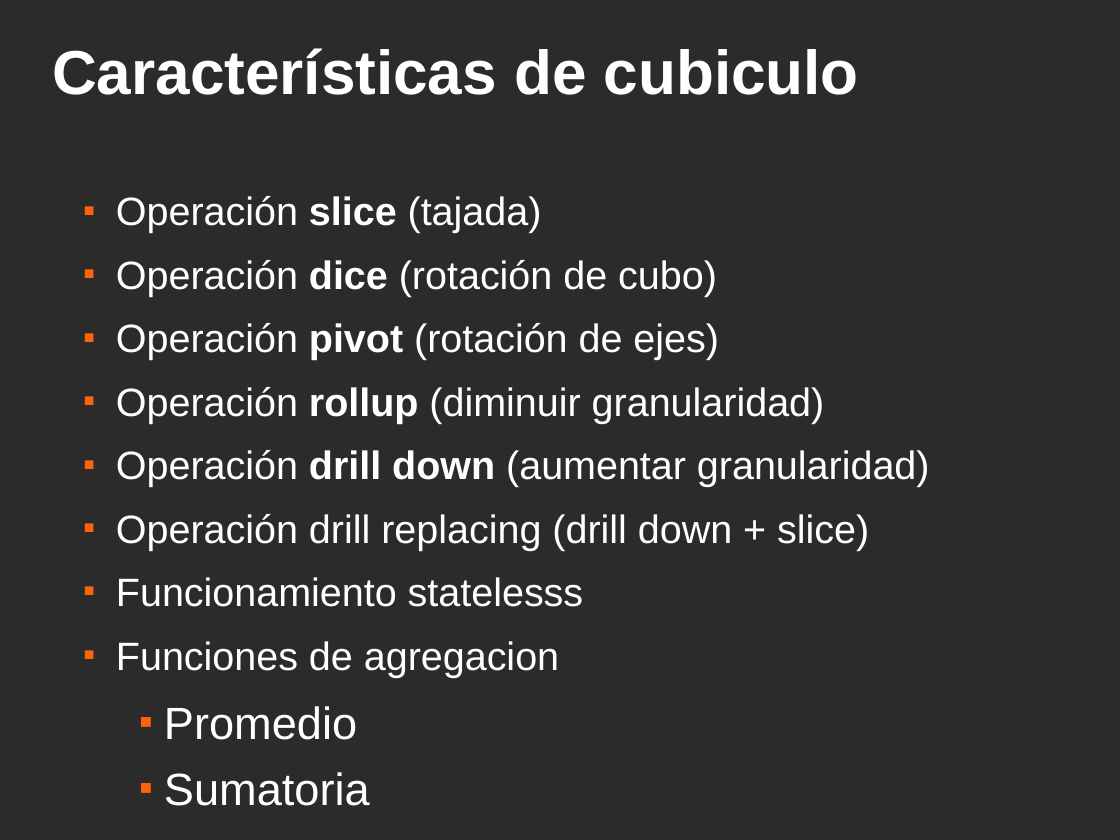
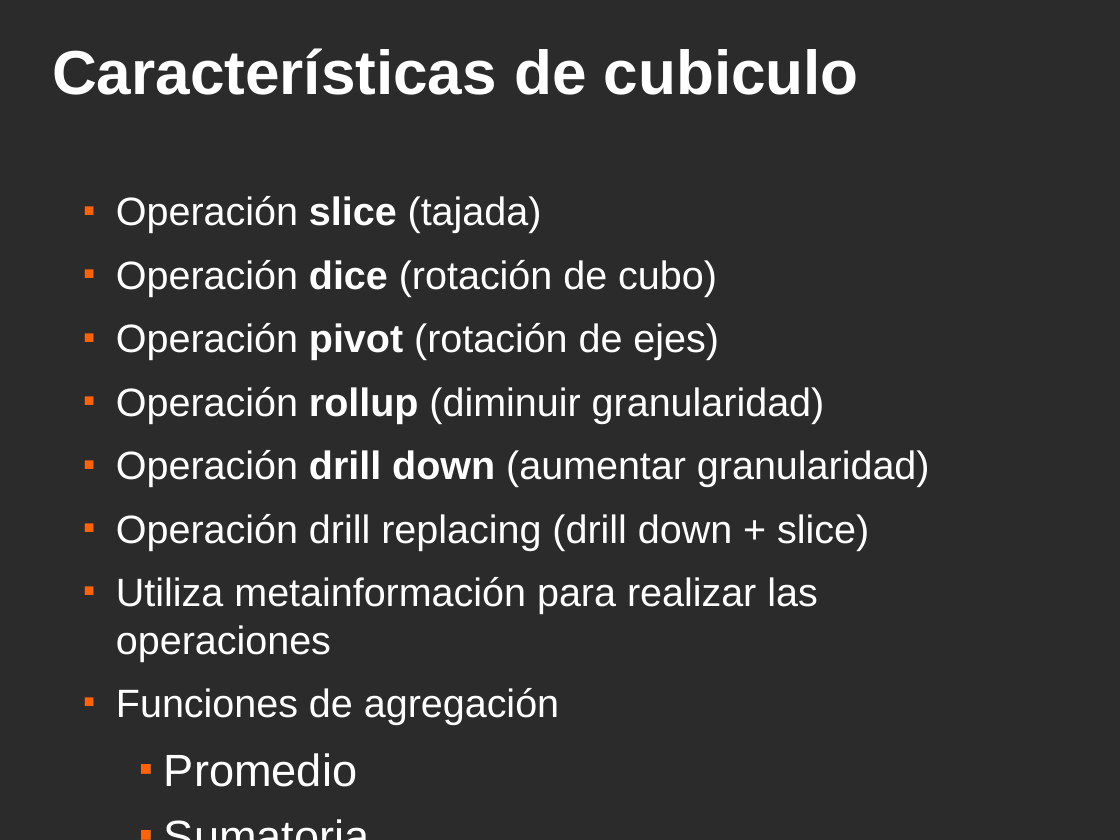
Before and after one commit to ervin45/proyectofinal, a slide deck: slide 29 of doc/material_para_la_catedra/presentacion_final/presentacion_final.odp. Drawn at 1120x840 pixels with LibreOffice and Linux fonts; fonts in the diff are those of the drawing; background and template pictures are left out; a plain dark background stands for a picture behind light text. Boxes give left, top, right and bottom in pixels: in the first picture for what was removed or moved away, otherwise in the second. Text is boxed around its words. In the diff, an @@ line names an element or a change of style, - is before the commit and + after.

```diff
--- a/doc/material_para_la_catedra/presentacion_final/presentacion_final.odp
+++ b/doc/material_para_la_catedra/presentacion_final/presentacion_final.odp
@@ text at (x1=116, y1=577, x2=818, y2=725): text changed @@
-  ■ Funcionamiento statelesss
-  ■ Funciones de agregacion
+  ■ Utiliza metainformación para realizar las operaciones
+  ■ Funciones de agregación
```
Also in this commit, not shown: 10 other slides changed.
